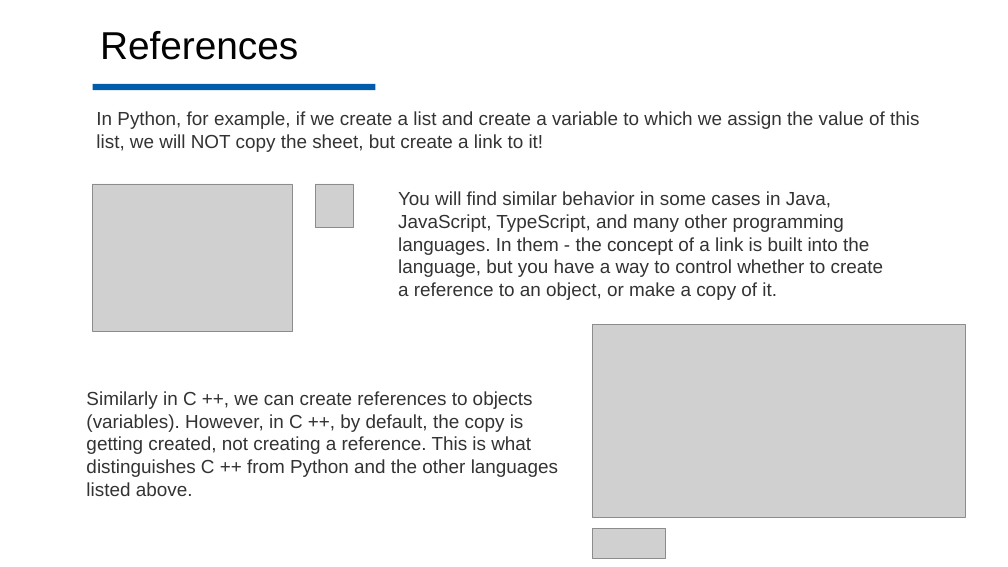
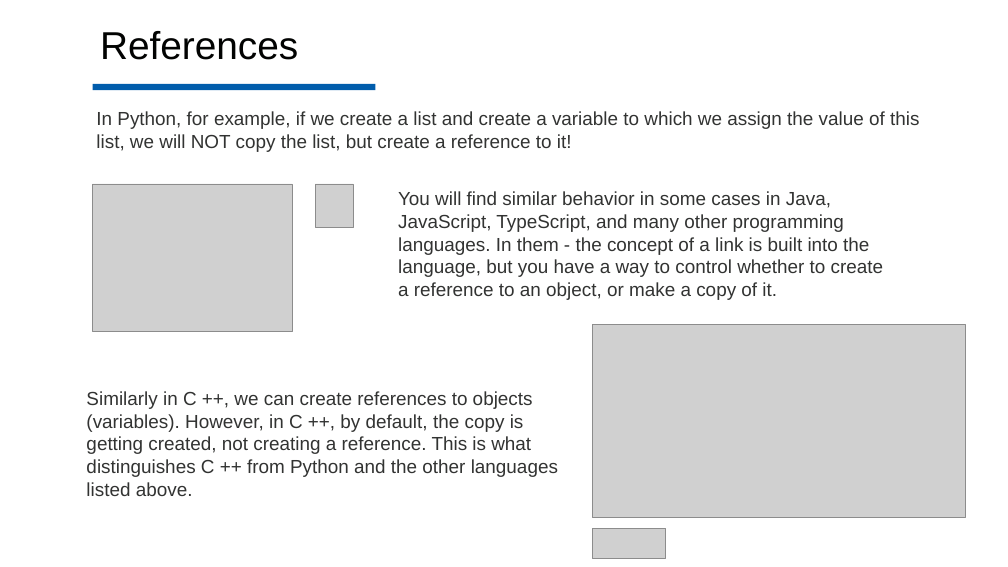
Before and after one commit to Costello1329/cpp-mipt-2021, a slide deck: slide 8 of lectures/lecture #7 presentation.pptx. Drawn at 1008x567 pixels with LibreOffice and Linux fonts; fonts in the diff are those of the drawing; grey boxes stand for pictures; background and template pictures are left out. Boxes give left, top, right and bottom in pixels: in the first picture for what was removed or moved away, otherwise in the second. Text is boxed around its words. In the diff, an @@ line names an element or a change of style, - is before the commit and + after.

Commit message:
fixed some text in lecture 7

```diff
--- a/lectures/lecture #7 presentation.pptx
+++ b/lectures/lecture #7 presentation.pptx
@@ text at <box>96,111,919,152</box>: text changed @@
-In Python, for example, if we create a list and create a variable to which we assign the value of this list, we will NOT copy the sheet, but create a link to it!
+In Python, for example, if we create a list and create a variable to which we assign the value of this list, we will NOT copy the list, but create a reference to it!
```
Also in this commit, not shown: 1 other file.
